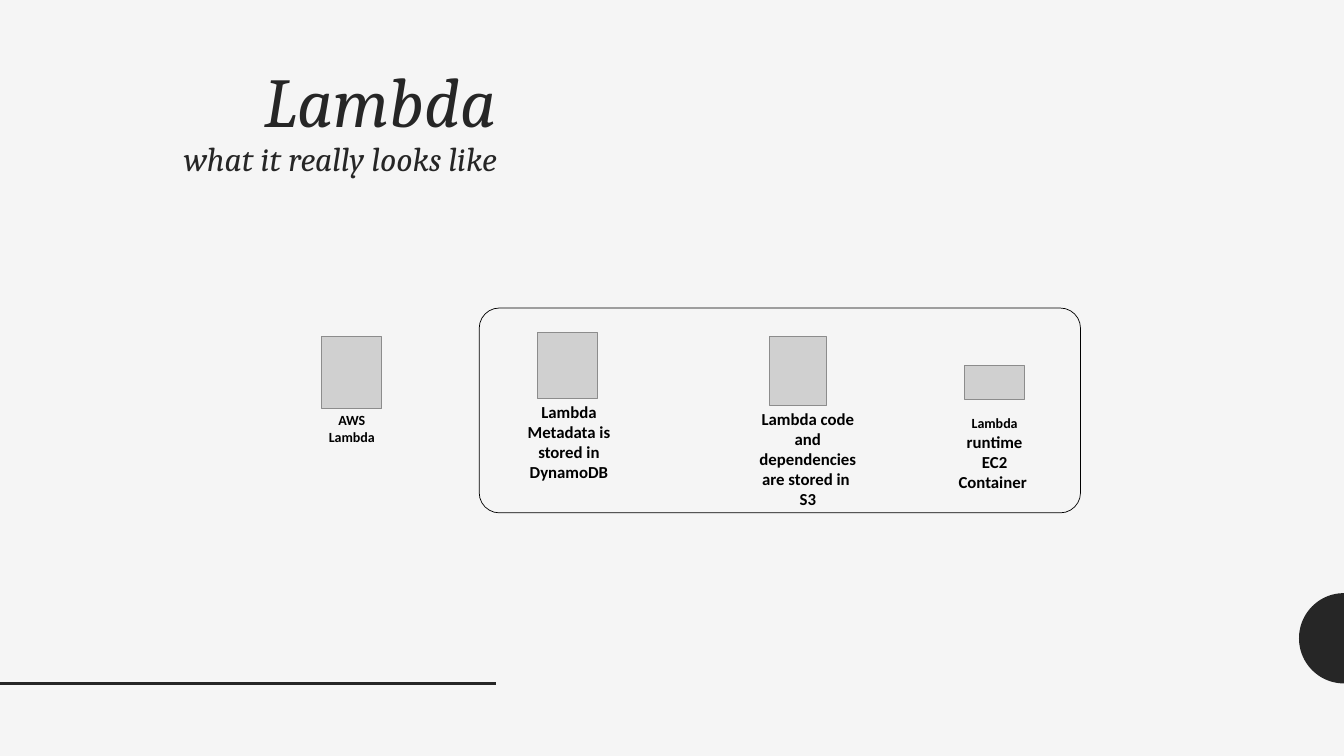
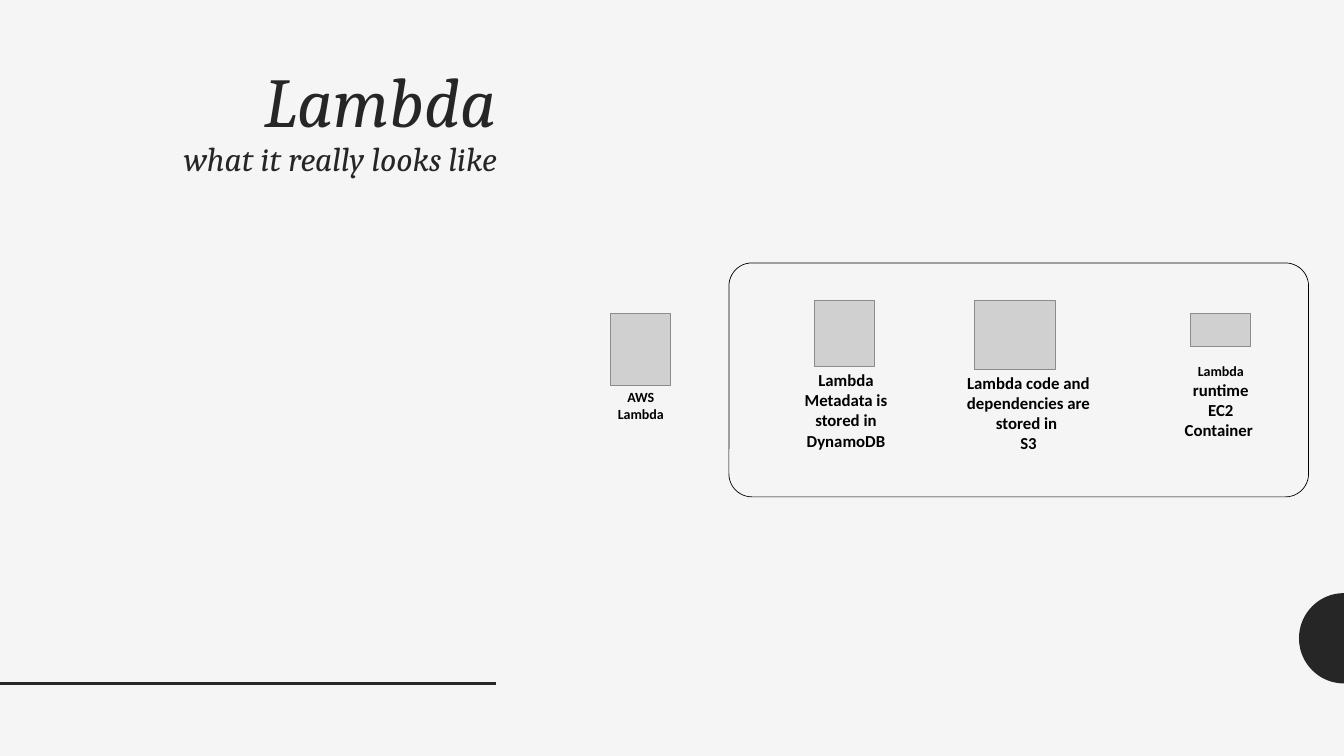
Before and after one commit to adrianpomilio/going-serverless, a slide deck: slide 21 of going-serverless-2017.pptx. Drawn at 1344x756 pixels with LibreOffice and Linux fonts; fonts in the diff are those of the drawing; grey boxes stand for pictures. Boxes give left, top, right and bottom in pixels: in the first picture for what was removed or moved away, otherwise in the second. Text is boxed around its words. In the diff, an @@ line names an element or a change of style, - is before the commit and + after.

Commit message:
fixed Lambda what it looks like slide

```diff
--- a/going-serverless-2017.pptx
+++ b/going-serverless-2017.pptx
@@ rounded rectangle: place and size @@
-rounded rectangle at (479, 309, 1080, 513)
+rounded rectangle at (729, 263, 1309, 497)
@@ picture: place and size @@
-picture at (322, 337, 382, 408)
+picture at (611, 314, 671, 385)
@@ picture: place and size @@
-picture at (537, 333, 597, 399)
+picture at (815, 300, 874, 367)
@@ picture: place and size @@
-picture at (769, 337, 827, 405)
+picture at (974, 300, 1056, 369)
@@ picture: place and size @@
-picture at (965, 366, 1024, 399)
+picture at (1192, 314, 1251, 347)
@@ text "AWS": place and size @@
-text "AWS" at (329, 416, 375, 442)
+text "AWS" at (618, 393, 664, 419)
@@ text "Lambda Metadata is stored in ...": place and size @@
-text "Lambda Metadata is stored in ..." at (528, 406, 610, 481)
+text "Lambda Metadata is stored in ..." at (805, 374, 887, 450)
@@ text "Lambda code and dependencies are ..." rewrapped from (759, 413, 856, 505) to (967, 377, 1089, 449) @@
@@ text "Lambda runtime": place and size @@
-text "Lambda runtime" at (959, 418, 1027, 488)
+text "Lambda runtime" at (1185, 366, 1253, 436)
```
